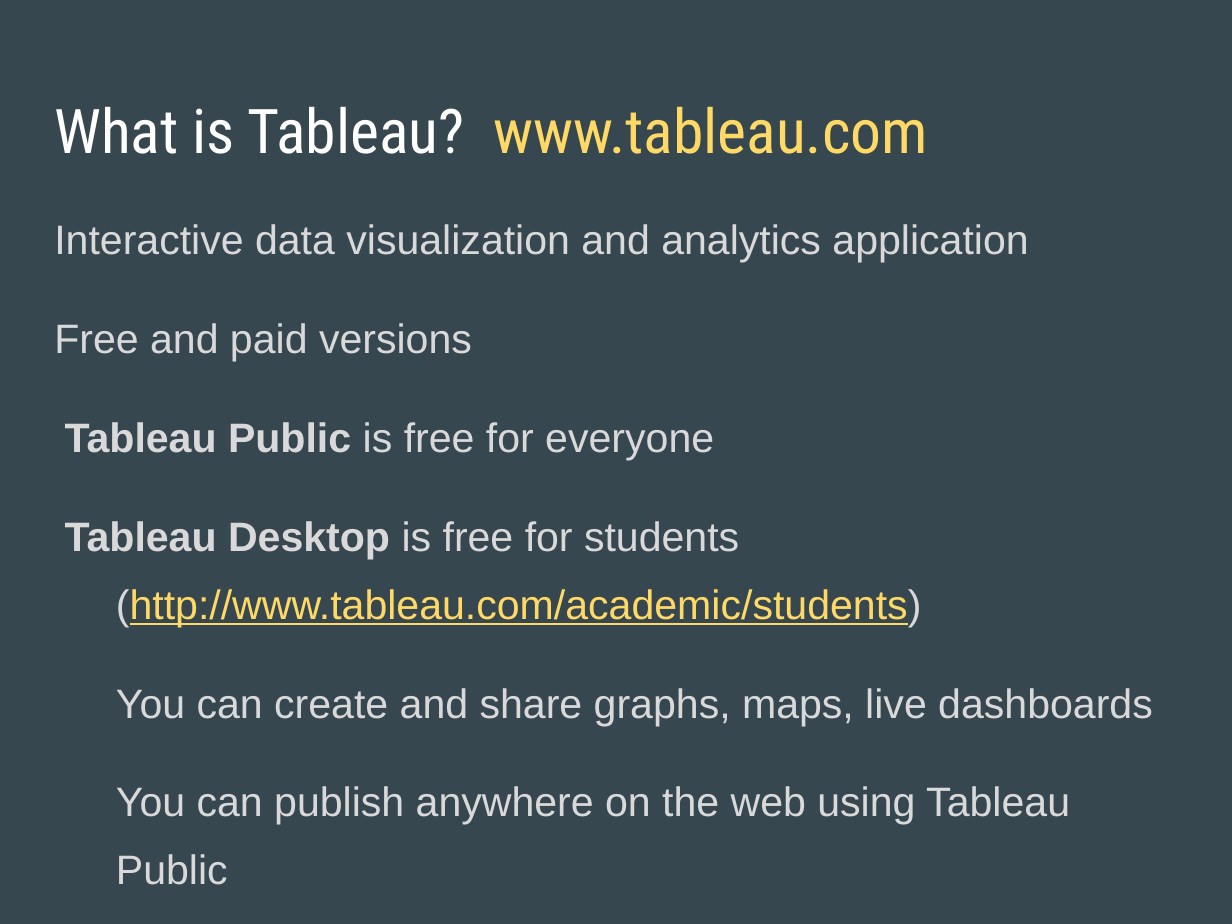
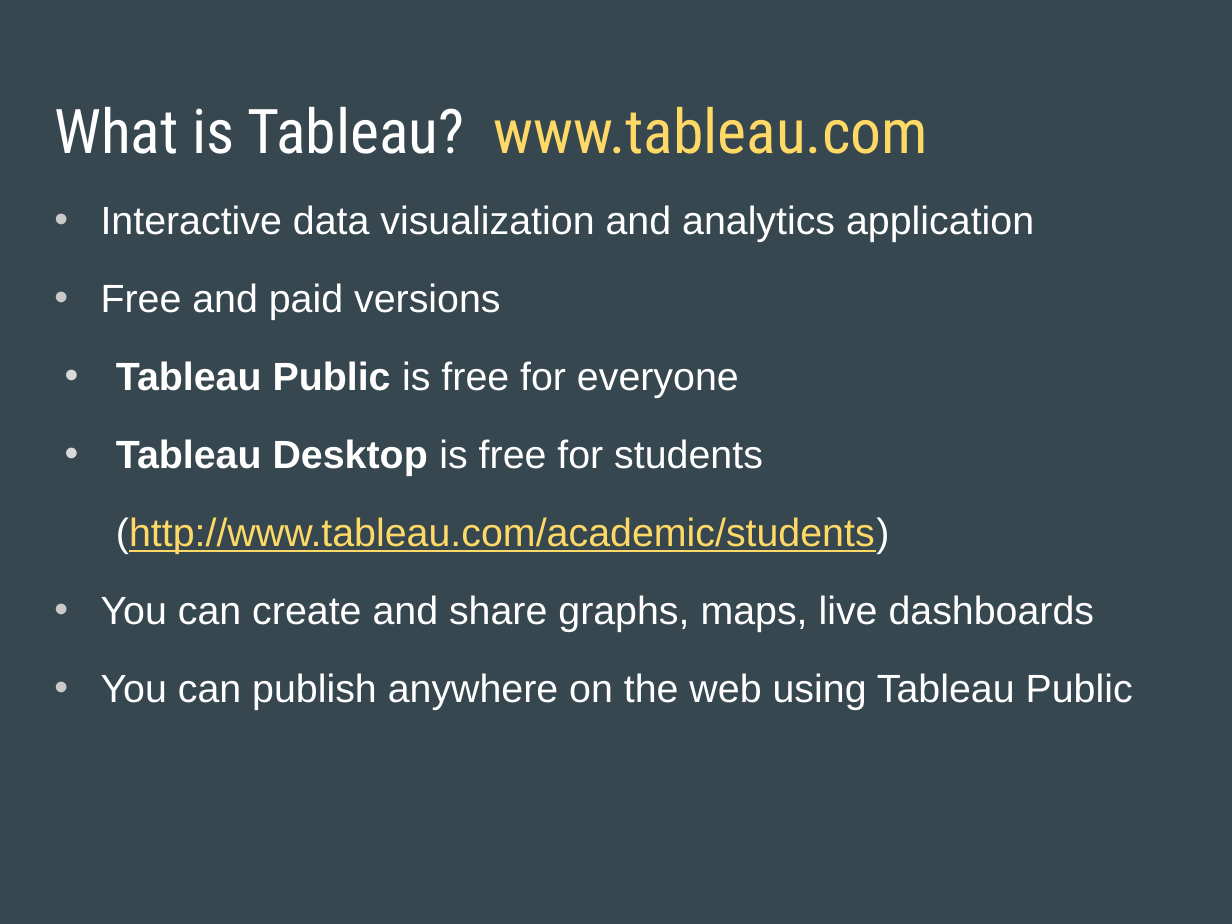
Before and after one commit to NCSU-Libraries/data-viz-workshops, a slide deck: slide 4 of Slides.pptx. Drawn at 1232x924 pixels with LibreOffice and Linux fonts; fonts in the diff are those of the drawing. Boxes give left, top, right and bottom in pixels: in the first picture for what was removed or moved away, otherwise in the second. Text is boxed around its words. In the diff, an @@ line names an element or a change of style, - is before the commit and + after.

Commit message:
add slides pdf

```diff
--- a/Slides.pptx
+++ b/Slides.pptx
@@ text at [101, 205, 1133, 710]: size 24 to 23 pt, text colour #D9D9D9 to #FFFFFF in "Interactive data visualization and analytics application", "Free and paid versions", "Tableau Public is free for everyone", "You can create and share graphs, maps, ..." and 1 more places; bullet none to •; line spacing 1.38 to 1 @@
@@ text at [116, 439, 889, 554]: text changed; size 24 to 23 pt @@
-Tableau Desktop is free for students (http://www.tableau.com/academic/students)
+• Tableau Desktop is free for students
+(http://www.tableau.com/academic/students)
```
Also in this commit, not shown: 3 other slides changed, 1 other file.
